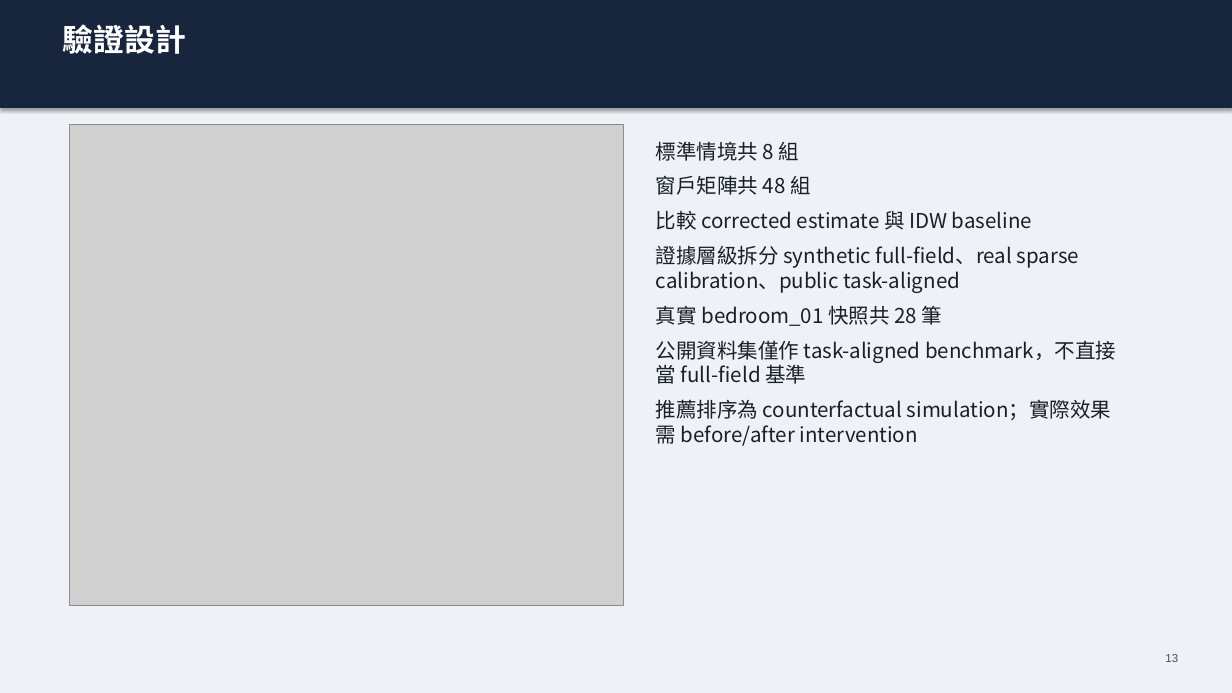
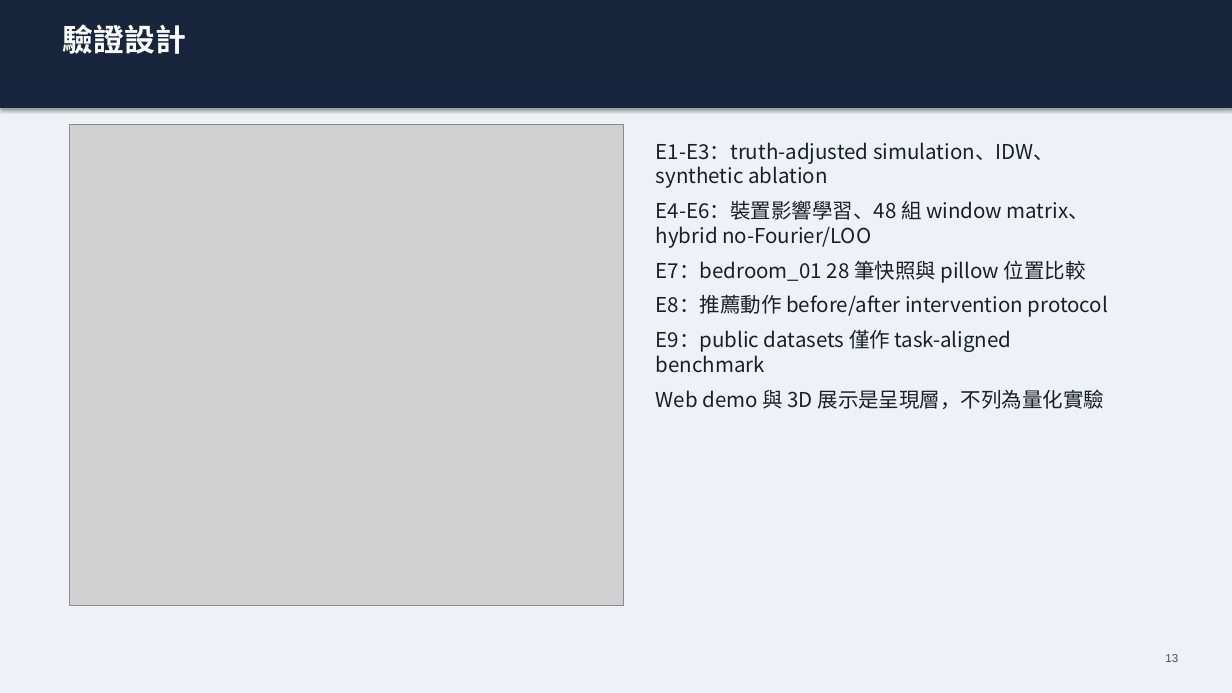
Before and after one commit to Yunitrish006006/A-Spatial-Digital-Twin-Prototype-for-Indoor-Spaces-with-Environmental-Factors, a slide deck: slide 13 of docs/papers/thesis/thesis_presentation_zh_30min.pptx. Drawn at 1232x693 pixels with LibreOffice and Linux fonts; fonts in the diff are those of the drawing; grey boxes stand for pictures. Boxes give left, top, right and bottom in pixels: in the first picture for what was removed or moved away, otherwise in the second. Text is boxed around its words. In the diff, an @@ line names an element or a change of style, - is before the commit and + after.

Commit message:
Refactor thesis presentation scripts and add data preparation and verification tools
- Updated `build_thesis_pptx.py` to enhance presentation content with clearer experiment labels and results.
- Introduced `prepare_experiment_data.py` for downloading and normalizing public datasets, ensuring data availability for thesis verification.
- Created `run_all_thesis_experiments.py` to streamline the execution of all thesis-related experiments, including data preparation and result verification.
- Added `verify_thesis_results.py` to validate thesis results against computed evidence, generating comprehensive reports in JSON and Markdown formats.

```diff
--- a/docs/papers/thesis/thesis_presentation_zh_30min.pptx
+++ b/docs/papers/thesis/thesis_presentation_zh_30min.pptx
@@ text at <box>656,142,1108,409</box>: text changed @@
-標準情境共 8 組
-窗戶矩陣共 48 組
-比較 corrected estimate 與 IDW baseline
-證據層級拆分 synthetic full-field、real sparse calibration、public task-aligned
-真實 bedroom_01 快照共 28 筆
-公開資料集僅作 task-aligned benchmark，不直接當 full-field 基準
-推薦排序為 counterfactual simulation；實際效果需 before/after intervention
+E1-E3：truth-adjusted simulation、IDW、synthetic ablation
+E4-E6：裝置影響學習、48 組 window matrix、hybrid no-Fourier/LOO
+E7：bedroom_01 28 筆快照與 pillow 位置比較
+E8：推薦動作 before/after intervention protocol
+E9：public datasets 僅作 task-aligned benchmark
+Web demo 與 3D 展示是呈現層，不列為量化實驗
```
Also in this commit, not shown: 19 other files.
